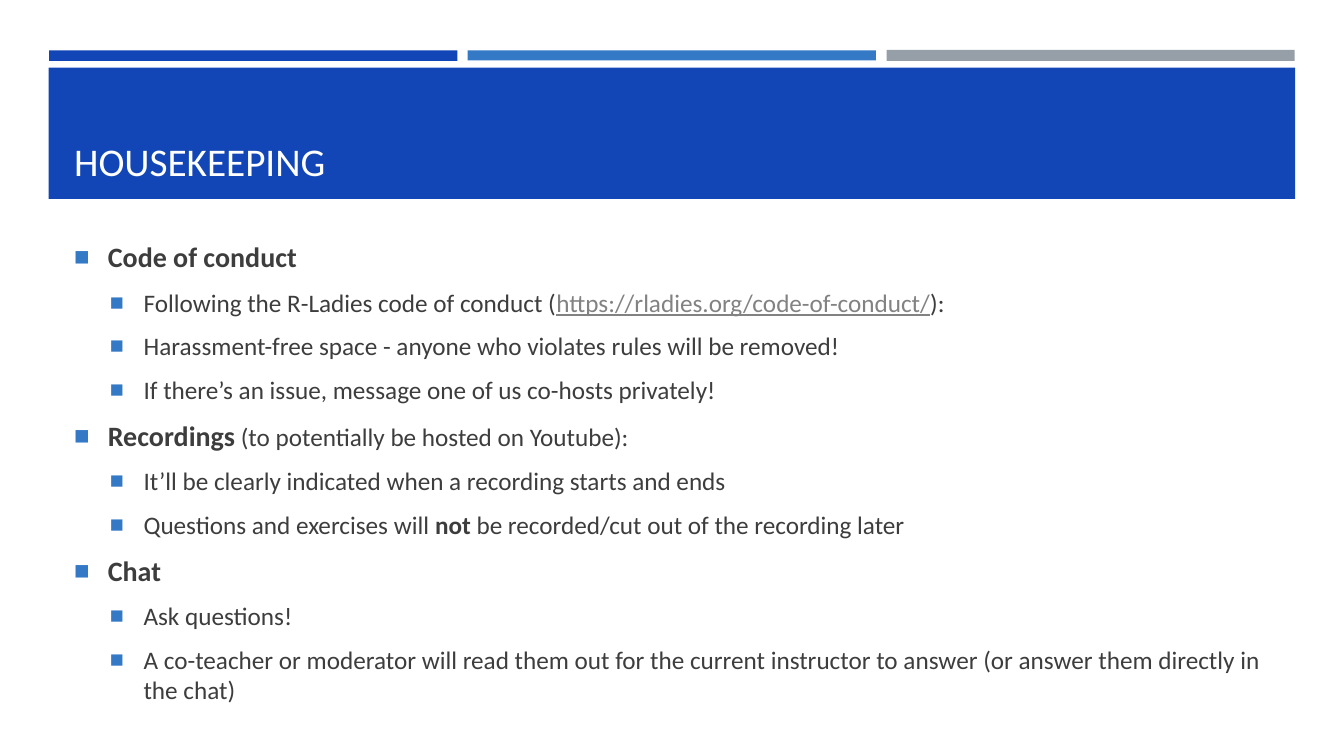
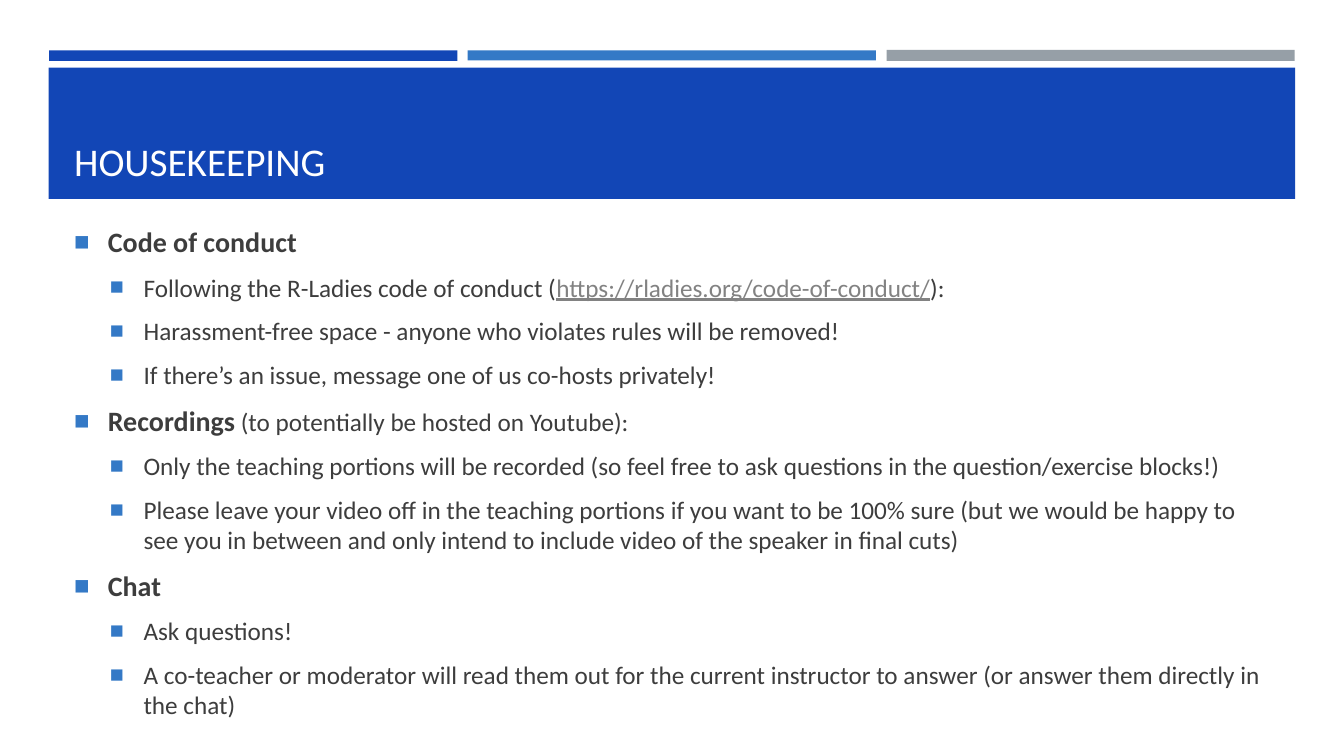
Before and after one commit to DGfS-PhD-2021/tidyverse-materials, a slide deck: slide 4 of DGFS PhD forum welcome.pptx. Drawn at 1344x756 pixels with LibreOffice and Linux fonts; fonts in the diff are those of the drawing. Boxes give left, top, right and bottom in pixels: in the first picture for what was removed or moved away, otherwise in the second. Text is boxed around its words. In the diff, an @@ line names an element or a change of style, - is before the commit and + after.

```diff
--- a/DGFS PhD forum welcome.pptx
+++ b/DGFS PhD forum welcome.pptx
@@ text at (144, 457, 1235, 553): text changed @@
-  ■ It’ll be clearly indicated when a recording starts and ends
-  ■ Questions and exercises will not be recorded/cut out of the recording later
+  ■ Only the teaching portions will be recorded (so feel free to ask questions in the question/exercise blocks!)
+  ■ Please leave your video off in the teaching portions if you want to be 100% sure (but we would be happy to see you in between and only intend to include video of the speaker in final cuts)
```
Also in this commit, not shown: 7 other files.
